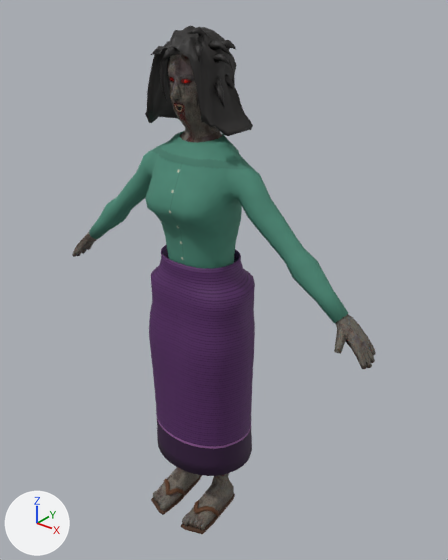
One commit to the Blender file assets/models/pop.blend: the scene before it, then after it.
Camera for both pictures: a camera (50 mm lens) standing at (1.224, -1.408, 1.828) and looking at (0.045, 0.066, 0.914). The lights are fixed; the arrows at lower left show +X, +Y and +Z. The older version comes first.

The older version as bpy lines, for what is in view:
```python
me_body = bpy.data.meshes.new('Body')
me_body.from_pydata(...)  # 903 vertices, 886 faces; spans x -0.63..0.63, y -0.19..0.13, z 0.0..1.68
me_body.polygons.foreach_set('use_smooth', [True] * 886)
me_body.materials.append(mat_popskin)
me_cloth_blouse_sin = bpy.data.meshes.new('Cloth_blouse_sin')
me_cloth_blouse_sin.from_pydata(...)  # 420 vertices, 396 faces; spans x -0.54..0.54, y -0.149..0.142, z 0.882..1.408
me_cloth_blouse_sin.polygons.foreach_set('use_smooth', [True] * 396)
me_cloth_blouse_sin.materials.append(mat_cloth_female_blouse_sin)  # its picture is missing
me_cloth_blouse_sin_sandals = bpy.data.meshes.new('Cloth_blouse_sin_sandals')
me_cloth_blouse_sin_sandals.from_pydata(...)  # 148 vertices, 122 faces; spans x -0.139..0.139, y -0.193..0.057, z -0.01..0.057
me_cloth_blouse_sin_sandals.polygons.foreach_set('use_smooth', [True] * 122)
me_cloth_blouse_sin_sandals.materials.append(mat_cloth_sandal_brown)  # its picture is missing
me_cloth_blouse_sin_sin = bpy.data.meshes.new('Cloth_blouse_sin_sin')
me_cloth_blouse_sin_sin.from_pydata(...)  # 1640 vertices, 1600 faces; spans x -0.198..0.198, y -0.158..0.176, z 0.233..1.024
me_cloth_blouse_sin_sin.polygons.foreach_set('use_smooth', [True] * 1600)
me_cloth_blouse_sin_sin.materials.append(mat_cloth_sin_purple)  # its picture is missing
ob_pop = bpy.data.objects.new('Pop', me_body)
ob_pop.location = (0.0, 0.0, 0.0)
ob_pop_blouse = bpy.data.objects.new('Pop_Blouse', me_cloth_blouse_sin)
ob_pop_blouse.location = (0.0, 0.0, 0.0)
ob_pop_sandals = bpy.data.objects.new('Pop_Sandals', me_cloth_blouse_sin_sandals)
ob_pop_sandals.location = (0.0, 0.0, 0.0)
ob_pop_sin = bpy.data.objects.new('Pop_Sin', me_cloth_blouse_sin_sin)
ob_pop_sin.location = (0.0, 0.0, 0.0)
# also in view: 'Pop_Hair' at (0.001, 0.016, 1.565)
```
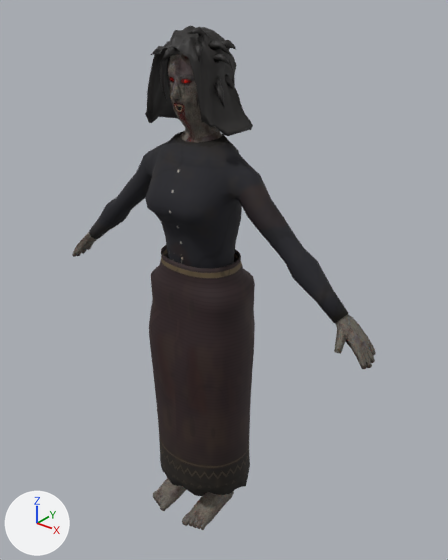
Boxes (x1, y1, x2, y2) around the edits, measured in the pictures (448 x 560 px; the box of a moved part takes in the faces that stretch with it):
'Pop_Sin', reshaped (9% taller)
    before: (149, 245, 255, 476)
    after: (149, 245, 255, 496)
'Pop_Blouse', recoloured (green to black)
    both: (89, 131, 348, 323)
'Pop_Sandals', deleted (brown)
    before: (151, 475, 235, 534)
part 1 of me_cloth_blouse_sin_sin, moved or reshaped
    before: (157, 423, 252, 476)
    after: (158, 418, 250, 496)
part 2 of me_cloth_blouse_sin_sin, surface changed (purple to black)
    before: (149, 266, 255, 454)
    after: (149, 266, 255, 447)
part 3 of me_cloth_blouse_sin_sin, recoloured (purple to black)
    before: (149, 245, 255, 454)
    after: (149, 245, 255, 447)

Diff of the bpy script that builds the scene:
```diff
--- a/assets/models/pop.blend.py
+++ b/assets/models/pop.blend.py
@@ img_ghost_sin_widow_normal_png @@
+img_ghost_sin_widow_normal_png = load_image('ghost_sin_widow_Normal.png', 'Pop_ghost_sin_widow_Normal.png', 512, 512, 'Non-Color')
@@ img_ghost_sin_widow_color_png @@
+img_ghost_sin_widow_color_png = load_image('ghost_sin_widow_Color.png', 'Pop_ghost_sin_widow_Color.png', 512, 512, 'sRGB')
@@ img_ghost_sin_widow_roughness_png @@
+img_ghost_sin_widow_roughness_png = load_image('ghost_sin_widow_Roughness.png', 'Pop_ghost_sin_widow_Roughness.png', 512, 512, 'Non-Color')
@@ img_human_female_ghost_widow_color_png @@
+img_human_female_ghost_widow_color_png = load_image('human_female_ghost_widow_Color.png', 'Pop_ghost_widow_Color.png', 1024, 1024, 'sRGB')
@@ img_human_female_ghost_widow_normal_png @@
+img_human_female_ghost_widow_normal_png = load_image('human_female_ghost_widow_Normal.png', 'Pop_ghost_widow_Normal.png', 1024, 1024, 'Non-Color')
@@ img_human_female_ghost_widow_roughness_png @@
+img_human_female_ghost_widow_roughness_png = load_image('human_female_ghost_widow_Roughness.png', 'Pop_ghost_widow_Roughness.png', 1024, 1024, 'Non-Color')
@@ mat_cloth_ghost_sin_widow @@
+mat_cloth_ghost_sin_widow = bpy.data.materials.new('Cloth_ghost_sin_widow')
+# uses the picture img_ghost_sin_widow_color_png
+# uses the picture img_ghost_sin_widow_normal_png
+# uses the picture img_ghost_sin_widow_roughness_png
@@ mat_cloth_female_ghost_widow @@
+mat_cloth_female_ghost_widow = bpy.data.materials.new('Cloth_female_ghost_widow')
+# uses the picture img_human_female_ghost_widow_color_png
+# uses the picture img_human_female_ghost_widow_normal_png
+# uses the picture img_human_female_ghost_widow_roughness_png
@@ me_cloth_blouse_sin @@
 me_cloth_blouse_sin.from_pydata(...)  # 420 vertices, 396 faces; spans x -0.54..0.54, y -0.149..0.142, z 0.882..1.408
-me_cloth_blouse_sin.materials.append(mat_cloth_female_blouse_sin)  # its picture is missing
+me_cloth_blouse_sin.materials.append(mat_cloth_female_ghost_widow)
@@ me_cloth_blouse_sin_sin @@
 # used by ob_pop_sin; location = (0.0, 0.0, 0.0)
-me_cloth_blouse_sin_sin.from_pydata(...)  # 1640 vertices, 1600 faces; spans x -0.198..0.198, y -0.158..0.176, z 0.233..1.024
+me_cloth_blouse_sin_sin.from_pydata(...)  # 1886 vertices, 1840 faces; spans x -0.198..0.198, y -0.156..0.172, z 0.104..1.024
+# me_cloth_blouse_sin_sin part 1: 981 vertices moved from x -0.198..0.198, y -0.153..0.168, z 0.332..0.88 to x -0.198..0.198, y -0.148..0.16, z 0.36..0.882; 167 vertices removed from x -0.19..0.19, y -0.158..0.176, z 0.233..0.332; 413 vertices added at x -0.182..0.182, y -0.156..0.172, z 0.104..0.36
+# me_cloth_blouse_sin_sin part 2: 1115 kept faces spanning x -0.198..0.198, y -0.148..0.16, z 0.36..0.967 get new texture (UV) coordinates
+# me_cloth_blouse_sin_sin part 3: 1395 faces spanning x -0.198..0.198, y -0.148..0.16, z 0.36..1.024 switch from mat_cloth_sin_purple (its picture is missing) to mat_cloth_ghost_sin_widow
@@ ob_pop_sandals @@
-ob_pop_sandals = bpy.data.objects.new('Pop_Sandals', me_cloth_blouse_sin_sandals)
-ob_pop_sandals.location = (0.0, 0.0, 0.0)
```
